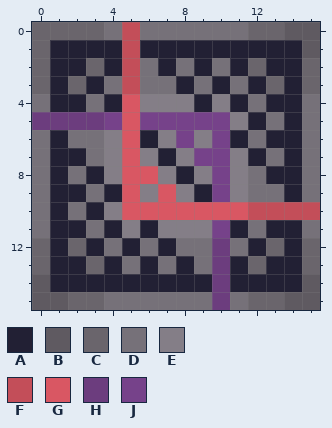
Edited in one commit: pixel-art sprite (textures/equivalent_exchange_emc_collector.png). Above, as it was before the edit.
The file is 16x16 pixels. Colours within 5 levels of each other are drawn and written as one.
Palette (. is transparent): A #222034  B #5f5a61  C #6a656c  D #767179  E #847e87  F #c34e59  G #d95763  H #6c3d7e  J #76428a
Pixels before, first column x 0:
 0 CCCCDFDDDDDDCCBB
 1 CAAAAFAAAAAAAAAB
 2 CAACAFDADADACAAC
 3 CACADFDDADADACAC
 4 DAADAGEEEAEADAAD
 5 HHHHJGJJJJJEADAD
 6 DADDEGAEJEJADAAD
 7 DAADEGEAEJJEADAD
 8 DADAEGGEAEJEDAAD
 9 DAADAGEGEAJEDDAD
10 DADAEGGGGGGGFFFF
11 DAADAEAEEEJADAAD
12 CACADADADDHDACAC
13 CAACADADADHACAAC
14 BAAAAAAAAAHAAAAB
15 BBCCDDDDDDHDCCBB
New version:
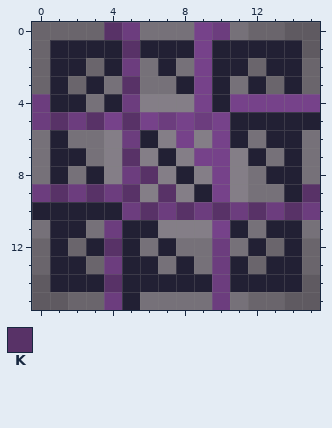
Colours new in this view: K #583267
From old to new:
Changed rows in their new state; - is an unchanged pixel.
first column x 0:
 0 ----KH---JH-----
 1 -----K---J------
 2 -----H---JA-----
 3 -----K---J------
 4 H----H---JAJJJJJ
 5 -K-K-K-H-H-A-A-A
 6 -----H----------
 7 -----K----------
 8 -----HK---------
 9 HKHKHK-K-------K
10 A-A-AHKHKHKHKHKH
11 ----HA----------
12 ----K-----------
13 ----HA----------
14 ----K-----------
15 ----HA----------
